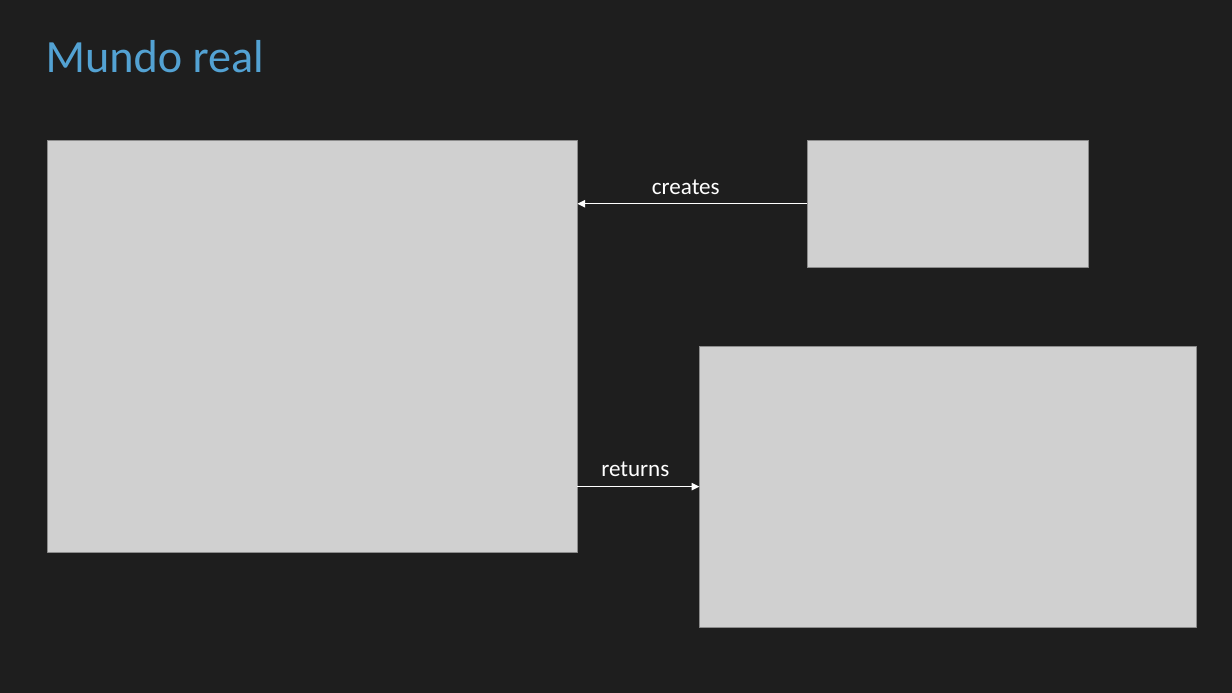
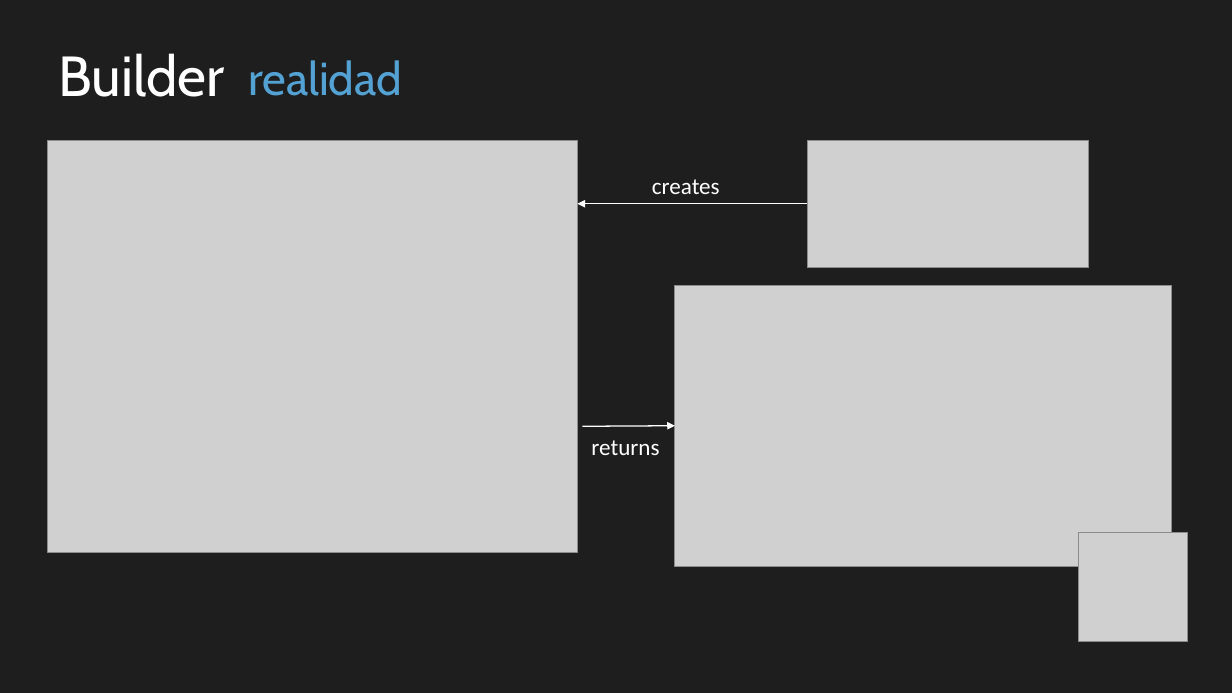
Before and after one commit to cbastos/jsdaycan2019-typescript-patterns, a slide deck: slide 5 of slides/Patrones de diseño con Typescript en el mundo real.pptx (slide 4 before the commit). Drawn at 1232x693 pixels with LibreOffice and Linux fonts; fonts in the diff are those of the drawing; grey boxes stand for pictures. Boxes give left, top, right and bottom in pixels: in the first picture for what was removed or moved away, otherwise in the second. Text is boxed around its words. In the diff, an @@ line names an element or a change of style, - is before the commit and + after.

```diff
--- a/slides/Patrones de diseño con Typescript en el mundo real.pptx
+++ b/slides/Patrones de diseño con Typescript en el mundo real.pptx
@@ text removed at [46, 40, 264, 73] @@
-Mundo real
@@ text added at [58, 53, 224, 97], 44 pt, text #FFFFFF @@
+Builder
@@ text added at [248, 60, 402, 96], 36 pt, text #53A2D3 @@
+realidad
@@ picture: place and size @@
-picture at [700, 347, 1197, 628]
+picture at [675, 286, 1172, 567]
@@ text "returns": place and size @@
-text "returns" at [601, 461, 669, 476]
+text "returns" at [591, 440, 659, 455]
@@ arrow moved from (578, 487) - (700, 487) to (582, 426) - (675, 426) @@
@@ picture added at [1080, 532, 1189, 641] @@
```
Also in this commit, not shown: 27 other slides changed, 5 slides added, 21 slides removed.
